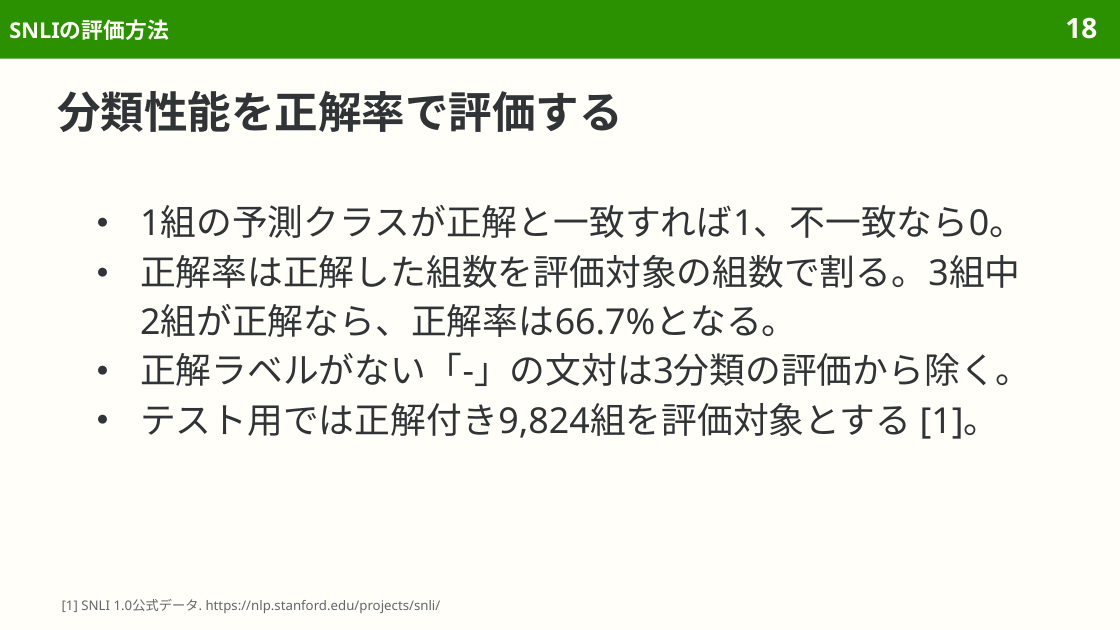
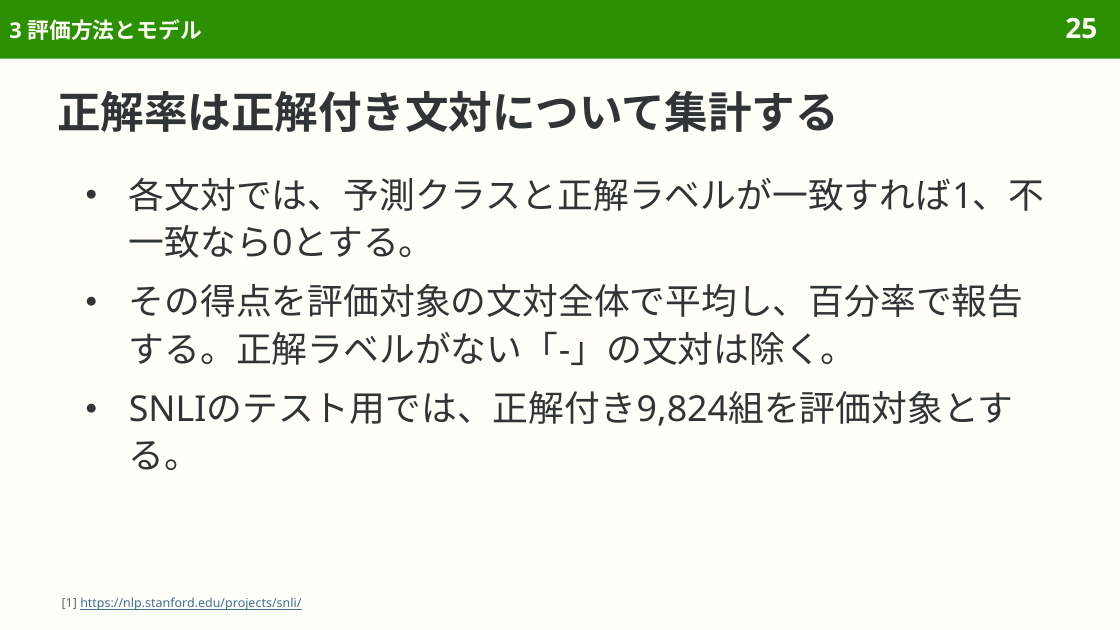
Before and after one commit to sasakiy84/datasets-in-10-minutes, a slide deck: slide 25 of slides/datasets-in-10-minutes-snli.pptx (slide 18 before the commit). Drawn at 1120x630 pixels with LibreOffice and Linux fonts; fonts in the diff are those of the drawing. Boxes give left, top, right and bottom in pixels: in the first picture for what was removed or moved away, otherwise in the second. Text is boxed around its words. In the diff, an @@ line names an element or a change of style, - is before the commit and + after.

```diff
--- a/slides/datasets-in-10-minutes-snli.pptx
+++ b/slides/datasets-in-10-minutes-snli.pptx
@@ title at [9,19,201,40]: text changed @@
-SNLIの評価方法
+3 評価方法とモデル
@@ page number at [1065,17,1097,39]: text changed @@
-18
+25
@@ title at [57,91,839,132]: text changed @@
-分類性能を正解率で評価する
+正解率は正解付き文対について集計する
@@ text at [129,178,1045,470]: text changed @@
-● 1組の予測クラスが正解と一致すれば1、不一致なら0。
-● 正解率は正解した組数を評価対象の組数で割る。3組中2組が正解なら、正解率は66.7%となる。
-● 正解ラベルがない「-」の文対は3分類の評価から除く。
-● テスト用では正解付き9,824組を評価対象とする [1]。
+● 各文対では、予測クラスと正解ラベルが一致すれば1、不一致なら0とする。
+● その得点を評価対象の文対全体で平均し、百分率で報告する。正解ラベルがない「-」の文対は除く。
+● SNLIのテスト用では、正解付き9,824組を評価対象とする。
@@ text at [62,597,301,610]: text changed; size 8.5 to 8 pt; text colour #626669 to #3F6F8F @@
-[1] SNLI 1.0公式データ. https://nlp.stanford.edu/projects/snli/
+[1] https://nlp.stanford.edu/projects/snli/
```
Also in this commit, not shown: 61 other slides changed, 11 slides added, 1 slide removed, 12 other files.
